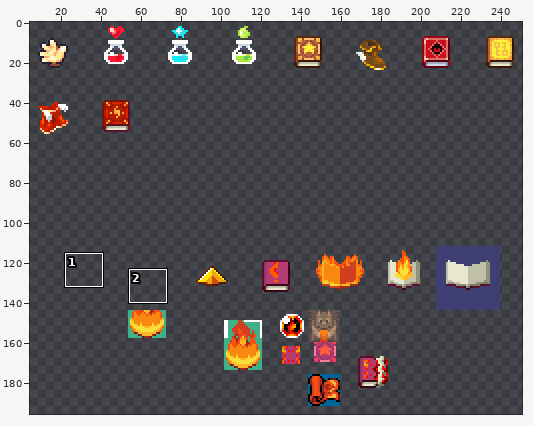
File history of a sprite sheet, Leore/Content/items.png. Above, an overview of the earlier version with the close-up marked.
Close-up. Before the commit:
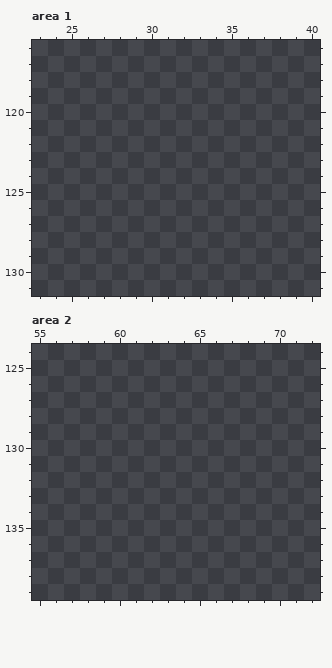
The file is 256x256 pixels. Colours within 5 levels of each other are drawn and written as one. Shown: area 1: x 23..40, y 116..131; area 2: x 55..72, y 124..139. The old version is drawn lined up with the new one. The wide view leaves out empty margins. The commit also changed other parts of the picture, which this record leaves out.
Palette (. is transparent): 
And afterwards:
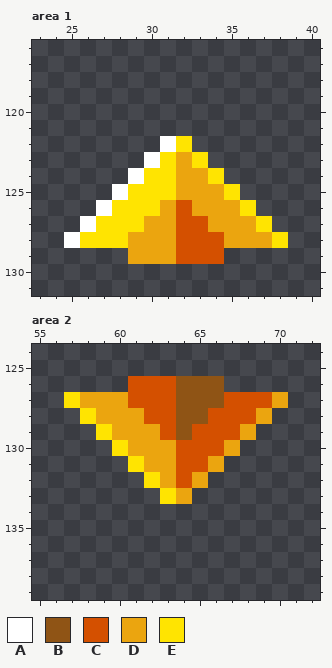
Colours new in this view: A #ffffff  B #8f5415  C #d45000  D #eba50f  E #ffe401
Difference:
drawings rearranged on the sheet (the old picture shows each at its new place)
Changed rows in their new state; - is an unchanged pixel.
Area 1:
first column x 25:
122 ------AE------
123 -----AEDE-----
124 ----AEEDDE----
125 ---AEEEDDDE---
126 --AEEEDCDDDE--
127 -AEEEDDCCDDDE-
128 AEEEDDDCCCDDDE
129 ----DDDCCC----
Area 2:
first column x 57:
126 ----CCCBBB----
127 EDDDCCCBBBCCCD
128 -EDDDCCBBCCCD-
129 --EDDDCBCCCD--
130 ---EDDDCCCD---
131 ----EDDCCD----
132 -----EDCD-----
133 ------ED------
